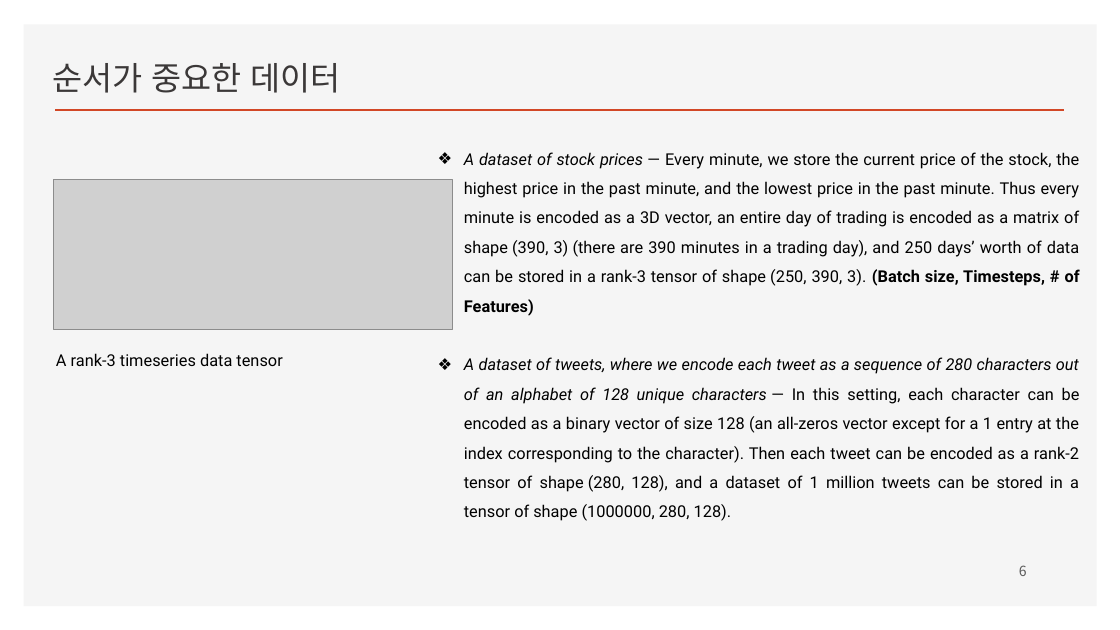
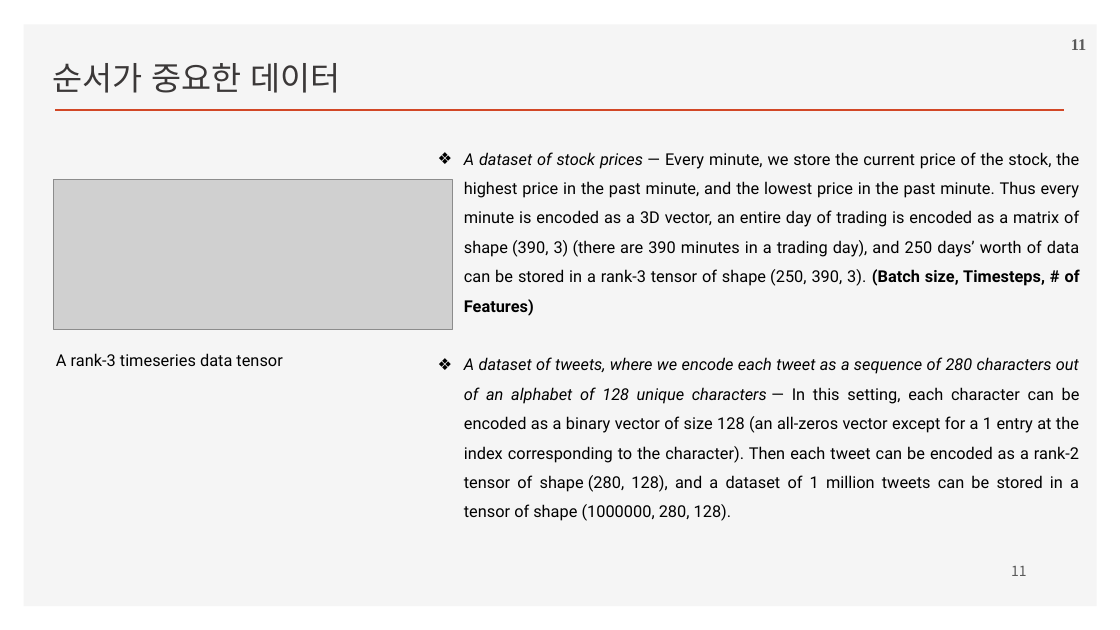
Before and after one commit to ancestor9/2026_Fall_Deep-Learning-with-Python, a slide deck: slide 11 of Chapter 13 Timeseries forecasting.pptx (slide 6 before the commit). Drawn at 1120x630 pixels with LibreOffice and Linux fonts; fonts in the diff are those of the drawing; grey boxes stand for pictures; background and template pictures are left out. Boxes give left, top, right and bottom in pixels: in the first picture for what was removed or moved away, otherwise in the second. Text is boxed around its words. In the diff, an @@ line names an element or a change of style, - is before the commit and + after.

```diff
--- a/Chapter 13 Timeseries forecasting.pptx
+++ b/Chapter 13 Timeseries forecasting.pptx
@@ page number added at [1071,39,1086,50], 14 pt, text #595959, bold @@
+11
@@ page number at [1011,566,1027,576]: text changed @@
-6
+11
```
Also in this commit, not shown: 2 other slides changed, 12 slides added.
